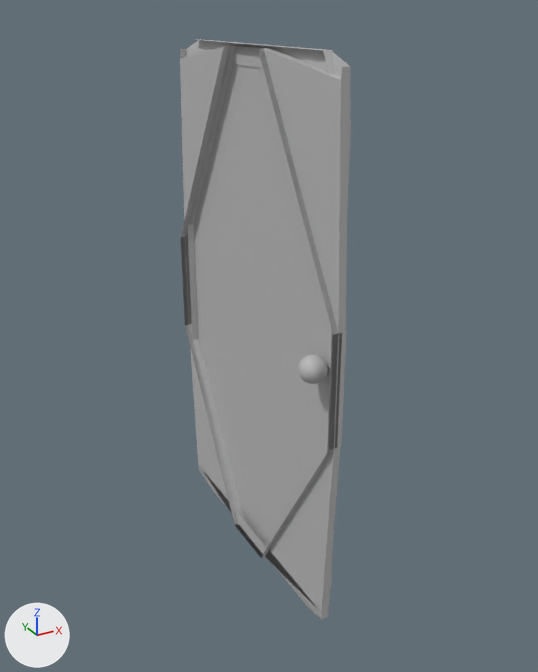
The Blender file assets/door1.blend, before and after one commit.
The view is the same before and after, from a camera (50 mm lens) standing at (-3.68, -5.76, 5.07) and looking at (-0.54, -0.05, 2.21). The lights are fixed; the arrows at lower left show +X, +Y and +Z. The first picture is the older version.

The scene before the commit, as lines of its bpy script (objects in view):
```python
mat_material_001 = principled_material('Material.001')
mat_material_001.base_color = (0.5, 0.5, 0.5)  # grey #bcbcbc
me_cube = bpy.data.meshes.new('Cube')
me_cube.from_pydata(...)  # 2664 vertices, 5226 faces; spans x -17.25..-11.7, y -0.96..1.04, z -0.09..1.92
me_cube.materials.append(mat_material_001)  # grey #bcbcbc
ob_cube = bpy.data.objects.new('Cube', me_cube)
ob_cube.location = (0.0, 0.0, 0.0)
ob_cube.scale = (0.05, 1.5, 2.5)
```
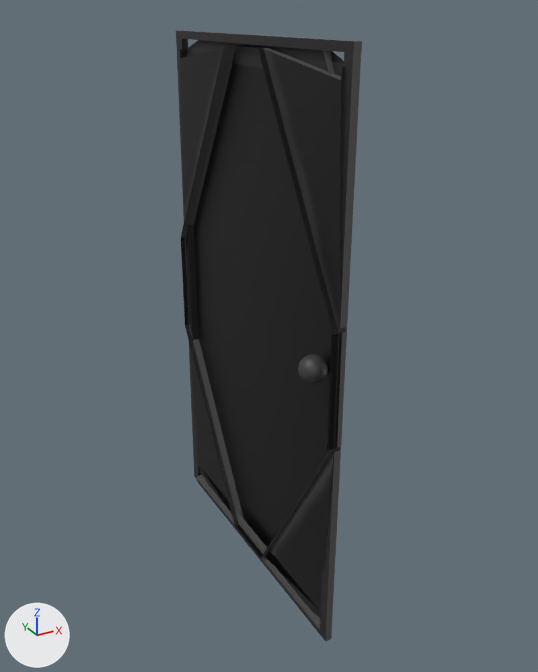
What changed in the scene script:
```text
Add img_door_texture:
    img_door_texture = load_image('Door_texture', 'Door_texture.png', 2048, 2048, 'sRGB')
Change mat_material_001:
    remove mat_material_001.base_color = (0.5, 0.5, 0.5)  # grey #bcbcbc
    add mat_material_001.texture = img_door_texture
Change me_cube:
    used by ob_cube; location = (0.0, 0.0, 0.0); scale = (0.05, 1.5, 2.5)
    remove me_cube.from_pydata(...)  # 2664 vertices, 5226 faces; spans x -17.25..-11.7, y -0.96..1.04, z -0.09..1.92
    add me_cube.from_pydata(...)  # 2728 vertices, 5290 faces; spans x -17.25..-11.7, y -0.96..1.08, z -0.13..1.95
    me_cube part 1
    1 face is deleted
    40 vertices are added at x -14.16..-12.03, y -0.96..1.08, z -0.13..1.95
    24 new vertices lie (1.3, 0.0, 0.0) away from vertices in x -14.14..-13.32, y -0.96..1.08, z -0.13..1.95
    65 new faces join them
```

Boxes (x1, y1, x2, y2) around the edits, measured in the pictures (538 x 672 px):
'Cube', surface changed, reshaped (grey to black, 9% wider)
    before: (180, 39, 351, 619)
    after: (176, 30, 362, 641)
part 1 of me_cube, built on
    before: (196, 39, 324, 50)
    after: (176, 30, 362, 641)
